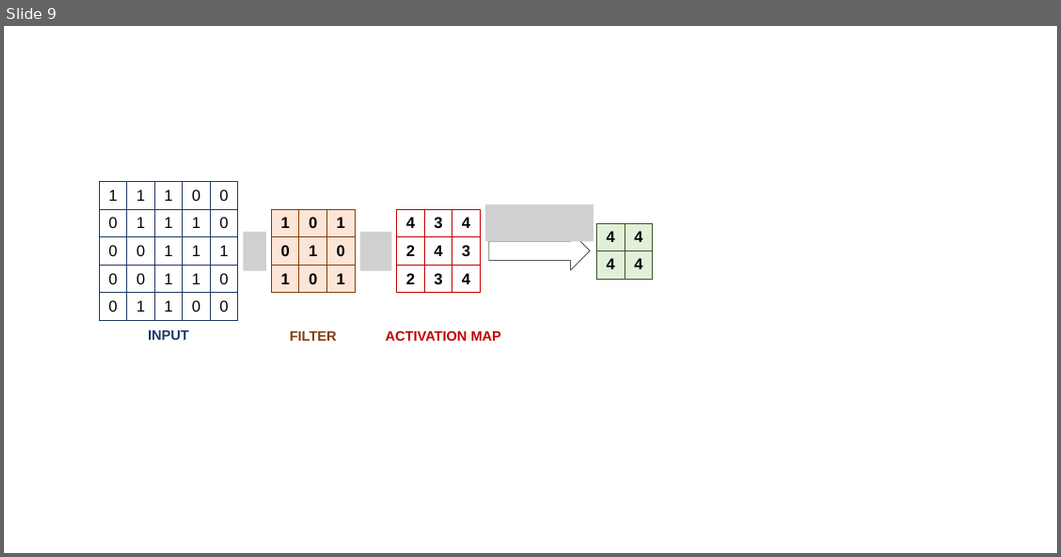
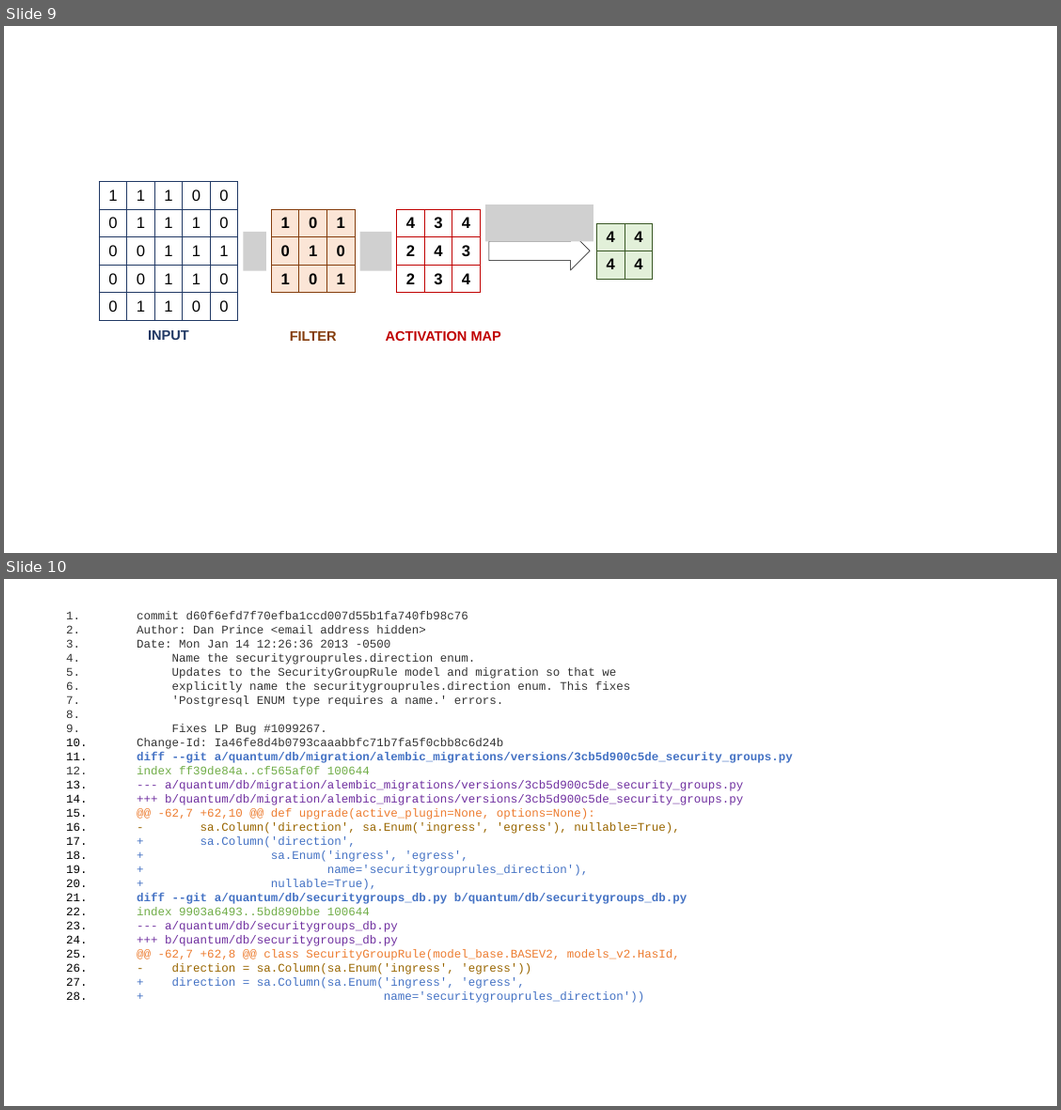
Before and after one commit to hvdthong/Just-in-time-DF-paper, a slide deck: figs/figures.pptx. Shown one above the other, each under a label of ours: slide 9 before the commit, slides 9 and 10 after it. The pictures are 1061x557 and 1061x1110 pixels, drawn with LibreOffice and Linux fonts; fonts in the diff are those of the drawing; grey boxes stand for pictures. Boxes give left, top, right and bottom in pixels: in the first picture for what was removed or moved away, otherwise in the second. Text is boxed around its words. In the diff, an @@ line names an element or a change of style, - is before the commit and + after.

```diff
--- a/figs/figures.pptx
+++ b/figs/figures.pptx
@@ slide 10 added at box(4, 579, 1057, 1106), background #FFFFFF @@
@@ text added at box(137, 611, 793, 1003), 24 pt, text #333333 @@
+1. commit d60f6efd7f70efba1ccd007d55b1fa740fb98c76
+2. Author: Dan Prince <email address hidden>
+3. Date: Mon Jan 14 12:26:36 2013 -0500
+4. Name the securitygrouprules.direction enum.
+5. Updates to the SecurityGroupRule model and migration so that we
+6. explicitly name the securitygrouprules.direction enum. This fixes
+7. 'Postgresql ENUM type requires a name.' errors.
+8. Fixes LP Bug #1099267.
+9. Change-Id: Ia46fe8d4b0793caaabbfc71b7fa5f0cbb8c6d24b
+10. diff --git a/quantum/db/migration/alembic_migrations/versions/3cb5d900c5de_security_groups.py
+11. index ff39de84a..cf565af0f 100644
+12. --- a/quantum/db/migration/alembic_migrations/versions/3cb5d900c5de_security_groups.py
+13. +++ b/quantum/db/migration/alembic_migrations/versions/3cb5d900c5de_security_groups.py
+14. @@ -62,7 +62,10 @@ def upgrade(active_plugin=None, options=None):
+15. - sa.Column('direction', sa.Enum('ingress', 'egress'), nullable=True),
+16. + sa.Column('direction',
+17. + sa.Enum('ingress', 'egress',
+18. + name='securitygrouprules_direction'),
+19. + nullable=True),
+20. diff --git a/quantum/db/securitygroups_db.py b/quantum/db/securitygroups_db.py
+21. index 9903a6493..5bd890bbe 100644
+22. --- a/quantum/db/securitygroups_db.py
+23. +++ b/quantum/db/securitygroups_db.py
+24. @@ -62,7 +62,8 @@ class SecurityGroupRule(model_base.BASEV2, models_v2.HasId,
+25. - direction = sa.Column(sa.Enum('ingress', 'egress'))
+26. + direction = sa.Column(sa.Enum('ingress', 'egress',
+27. + name='securitygrouprules_direction'))
```
Also in this commit, not shown: 3 other files.
